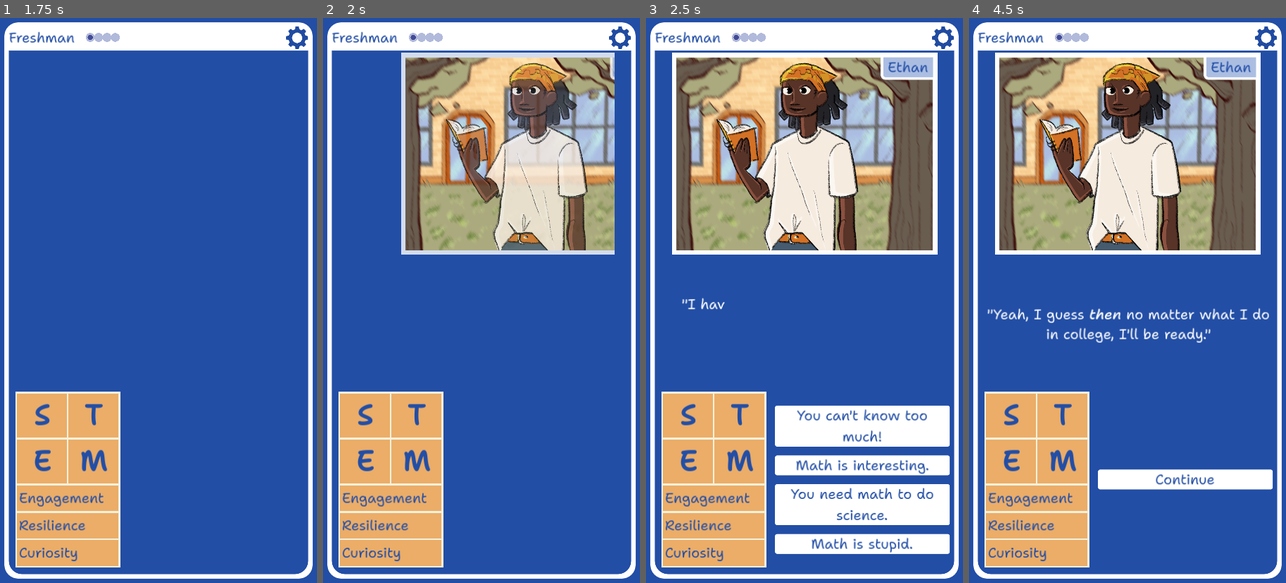
Above: before the commit, frames 1-4 (left to right).
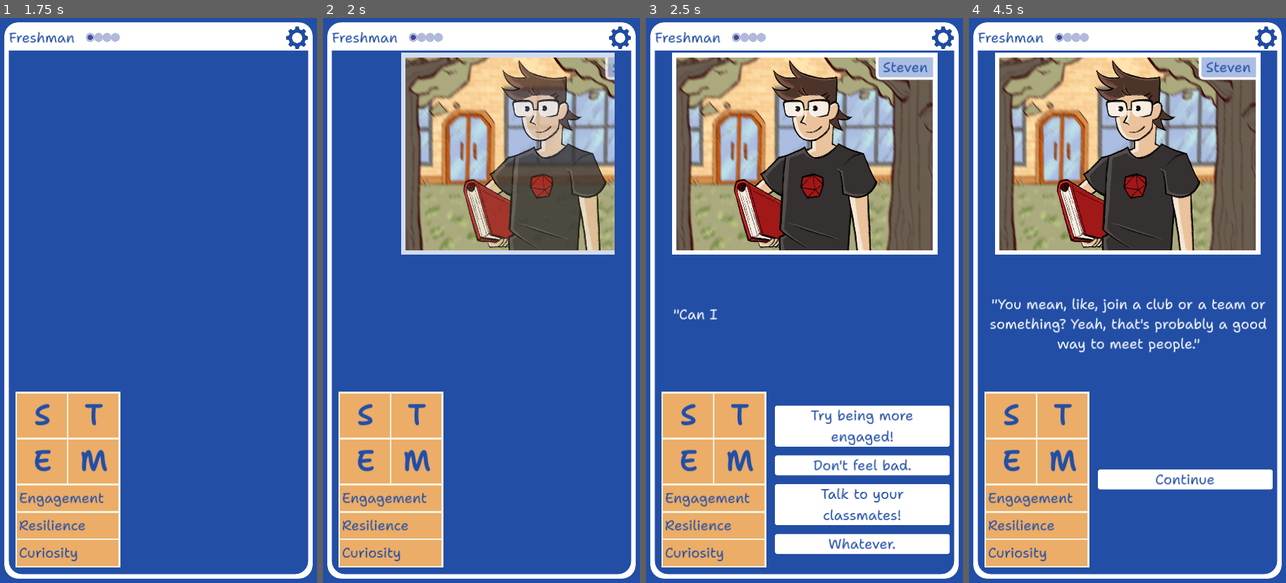
Above: after the commit, the same moments.

Repository: stem-career-paths/game
Game: Godot game, scene res://ui/screen.tscn
Same seed, same stepped clock (60 frames per second), same inputs: the game is played once before the commit and once after it.
Inputs (mouse positions are in pixels of both pictures, inside the frame that each line leads up to):
- Up to frame 1 (1.75 s): click (158, 475) at 0.52 s; click (215, 481) at 1.25 s
- Up to frame 2 (2 s): no input
- Up to frame 3 (2.5 s): tap Enter at 2 s; drag from (804, 323) to (836, 176) at 2.02 s
- Up to frame 4 (4.5 s): click (1184, 424) at 2.77 s; click (1266, 40) at 3.5 s; tap Space at 4.25 s; drag from (1064, 328) to (1111, 413) at 4.27 s

Frame 1 is identical in both runs. In frame 2, 10% of the frame differs, in the area x 38-92%, y 7-42%; in frame 3, 13%; in frame 4, 13%, in the area x 5-95%, y 6-60%.

Commit message:
Prevent starting story override in production

Diff:
--- /dev/null
+++ b/project/test/integration/main_scene_test.gd
@@ -0,0 +1,8 @@
+extends GutTest
+
+# Being able to specify the starting story is great for local testing,
+# but more than once, we have accidentally pushed this to production.
+# This integration test checks for that case.
+func test_starting_story_is_not_set() -> void:
+	var scene = autofree(preload("res://ui/main_scene.tscn").instantiate())
+	assert_null(scene.starting_story, "Starting story should not be set in production")
--- a/project/ui/main_scene.tscn
+++ b/project/ui/main_scene.tscn
@@ -14,7 +14,6 @@
 size_flags_horizontal = 3
 size_flags_vertical = 3
 script = ExtResource("1_dccup")
-starting_story = "res://story/starting_stories/skip_math.gd"
 
 [node name="GameScreen" parent="." instance=ExtResource("2_15d48")]
 layout_mode = 1
